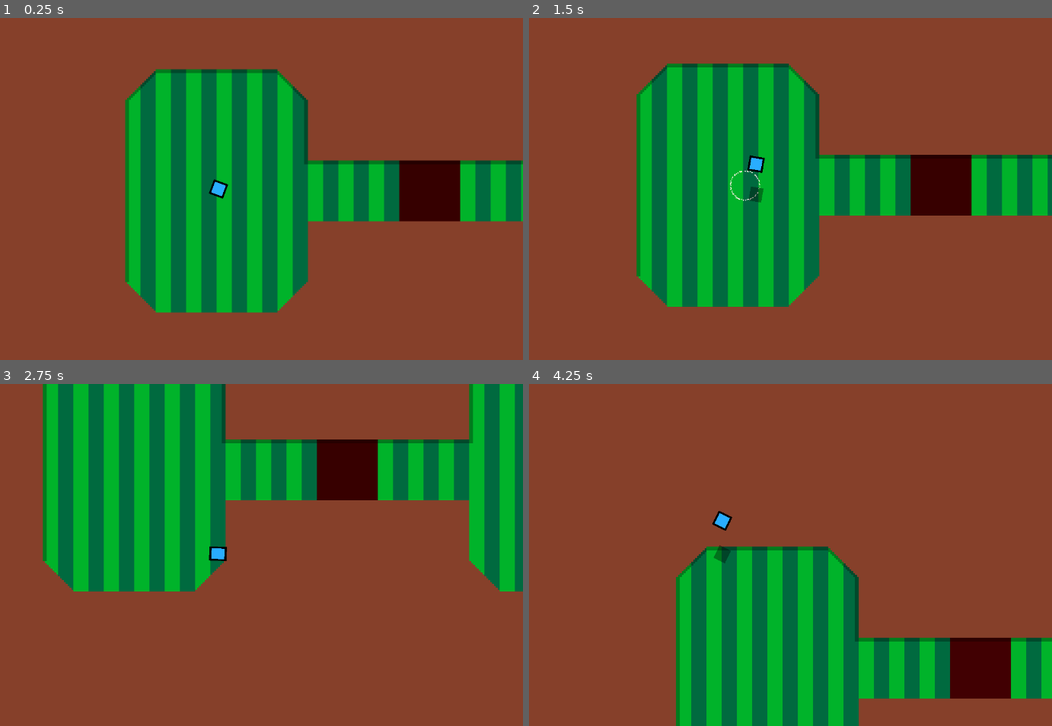
Above: before the commit, frames 1-4 (two rows, left to right).
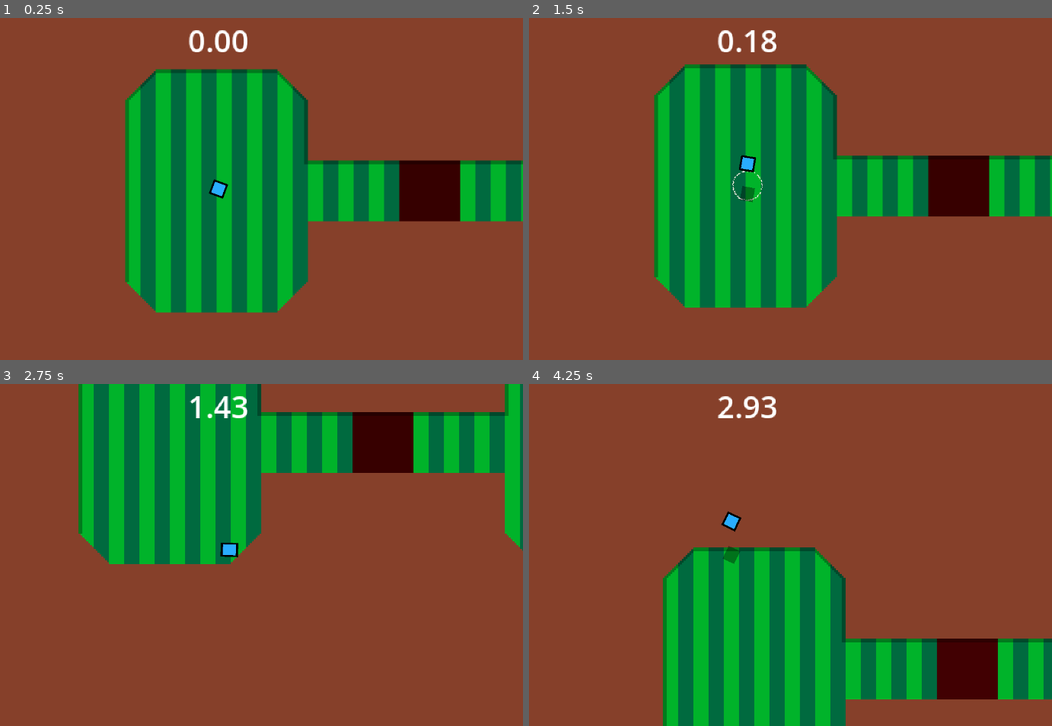
Above: after the commit, the same moments.

Repository: Hutchkey23/FramePerfect
Game: Godot game, scene res://scenes/debug/debug_level.tscn
Same seed, same stepped clock (60 frames per second), same inputs: the game is played once before the commit and once after it.
Inputs:
- Up to frame 1 (0.25 s): no input
- Up to frame 2 (1.5 s): hold Right (move_right) 0.53-1.28 s; tap X (dash) at 0.6 s; tap Z (jump) at 0.77, 0.8, 1.07, 1.35 s; hold Down (move_down) from 1.28 s (still down)
- Up to frame 3 (2.75 s): tap Z (jump) at 1.52, 1.82, 2.3 s; tap X (dash) at 1.55, 2.1 s; release Down (move_down) at 2.03 s; hold Right (move_right) from 2.03 s (still down)
- Up to frame 4 (4.25 s): release Right (move_right) at 2.78 s; hold Up (move_up) 2.78-3.53 s; tap X (dash) at 2.85 s; tap Z (jump) at 3.02, 3.32, 3.6, 3.77, 4.07 s; hold Left (move_left) from 3.53 s (still down)

The runs differ from the first frame. In frame 1, 0.4% of the frame differs, in the area x 36-48%, y 3-10%; in frame 2, 29%, in the area x 20-100%, y 3-85%; in frame 3, 27%; in frame 4, 22%.

Commit message:
Added timer

Diff:
--- a/scenes/debug/debug_level.tscn
+++ b/scenes/debug/debug_level.tscn
@@ -1,10 +1,13 @@
 [gd_scene format=4 uid="uid://8nnykyojpaha"]
 
+[ext_resource type="PackedScene" uid="uid://cvsktm1iw46q4" path="res://scenes/utility/level_controller.tscn" id="1_e5kto"]
 [ext_resource type="PackedScene" uid="uid://drnundi171cmh" path="res://scenes/player/player.tscn" id="1_wt8jm"]
 [ext_resource type="PackedScene" uid="uid://ca2uxdoweqwc1" path="res://scenes/utility/game_camera.tscn" id="2_dwa3t"]
 [ext_resource type="TileSet" uid="uid://7q8eymh2ksuh" path="res://scenes/tilesets/main_floor_and_walls.tres" id="4_lqd0q"]
 [ext_resource type="Shader" uid="uid://cyftftn8qvqe5" path="res://shaders/hazard_shader.gdshader" id="4_qybow"]
 [ext_resource type="PackedScene" uid="uid://cwv3wpwmybmey" path="res://scenes/props/goal.tscn" id="5_qybow"]
+[ext_resource type="PackedScene" uid="uid://ecmje7pp4gyy" path="res://scenes/utility/level_ui.tscn" id="7_26hog"]
+[ext_resource type="Script" uid="uid://cnkegtjtgdls" path="res://scripts/utility/level_ui.gd" id="8_nrqd8"]
 
 [sub_resource type="ShaderMaterial" id="ShaderMaterial_wwkcr"]
 shader = ExtResource("4_qybow")
@@ -14,6 +17,8 @@
 shader_parameter/center_glow_strength = 0.0
 
 [node name="DebugLevel" type="Node2D" unique_id=1381461103]
+
+[node name="LevelController" parent="." unique_id=1058685242 instance=ExtResource("1_e5kto")]
 
 [node name="Player" parent="." unique_id=1458309070 instance=ExtResource("1_wt8jm")]
 position = Vector2(145, 63)
@@ -44,3 +49,7 @@
 [node name="Goal" parent="." unique_id=652280647 instance=ExtResource("5_qybow")]
 position = Vector2(368, 64)
 rotation = 0.2617994
+
+[node name="LevelUI" parent="." unique_id=687480857 instance=ExtResource("7_26hog")]
+script = ExtResource("8_nrqd8")
+level_controller_path = NodePath("../LevelController")
--- a/scenes/player/player.tscn
+++ b/scenes/player/player.tscn
@@ -34,5 +34,6 @@
 shape = SubResource("RectangleShape2D_gmlin")
 
 [connection signal="area_entered" from="InteractionArea" to="." method="_on_interaction_area_area_entered"]
+[connection signal="area_exited" from="InteractionArea" to="." method="_on_interaction_area_area_exited"]
 [connection signal="body_entered" from="InteractionArea" to="." method="_on_interaction_area_body_entered"]
 [connection signal="body_exited" from="InteractionArea" to="." method="_on_interaction_area_body_exited"]
--- /dev/null
+++ b/scenes/utility/level_controller.tscn
@@ -0,0 +1,8 @@
+[gd_scene format=3 uid="uid://cvsktm1iw46q4"]
+
+[ext_resource type="Script" uid="uid://ccefj7mv15xsy" path="res://scripts/utility/level_controller.gd" id="1_kkh15"]
+
+[node name="LevelController" type="Node" unique_id=1058685242]
+script = ExtResource("1_kkh15")
+player_path = NodePath("../Player")
+goal_path = NodePath("../Goal")
--- /dev/null
+++ b/scenes/utility/level_ui.tscn
@@ -0,0 +1,20 @@
+[gd_scene format=3 uid="uid://ecmje7pp4gyy"]
+
+[node name="LevelUI" type="CanvasLayer" unique_id=687480857]
+
+[node name="LevelUIControl" type="Control" parent="." unique_id=2015085019]
+layout_mode = 3
+anchors_preset = 15
+anchor_right = 1.0
+anchor_bottom = 1.0
+grow_horizontal = 2
+grow_vertical = 2
+
+[node name="TimerLabel" type="Label" parent="LevelUIControl" unique_id=1846635214]
+layout_mode = 1
+anchors_preset = 10
+anchor_right = 1.0
+offset_bottom = 23.0
+grow_horizontal = 2
+text = "00.00"
+horizontal_alignment = 1
--- a/scripts/player/player.gd
+++ b/scripts/player/player.gd
@@ -1,5 +1,8 @@
 extends CharacterBody2D
 class_name Player
+
+signal died
+signal goal_reached
 
 @onready var player_sprite: Sprite2D = $PlayerSprite
 @onready var shadow_sprite: Sprite2D = $ShadowSprite
@@ -13,6 +16,7 @@
 }
 
 var current_state: PlayerState = PlayerState.NORMAL
+var control_enabled: bool = true
 
 ########### Movement ###########
 const NORMAL_SPEED: float = 140.0
@@ -67,6 +71,10 @@
 const MIN_DUST_TRAVEL_DISTANCE : float = 4.0
 const MAX_DUST_TRAVEL_DISTANCE : float = 20.0
 
+# Death Clouds
+const MIN_DEATH_DUST_TRAVEL_DISTANCE : float = 4.0
+const MAX_DEATH_DUST_TRAVEL_DISTANCE : float = 10.0
+
 # Jump Cloud
 const JUMP_CLOUD = preload("uid://3d6xwo56h5a")
 
@@ -78,15 +86,24 @@
 # Camera
 var camera_reference: GameCamera
 
-# Hazards
+# Jump Interactions
 var overlapping_hazard_count: int = 0
+var goal_overlapping: bool = false
 
 func _ready() -> void:
 	sprite_ground_y = player_sprite.position.y
 	sprite_normal_scale = player_sprite.scale
 	camera_reference = get_tree().get_first_node_in_group("game_camera")
 
+func set_control_enabled(enabled: bool) -> void:
+	control_enabled = enabled
+
 func _physics_process(delta: float) -> void:
+	if not control_enabled:
+		velocity = Vector2.ZERO
+		move_and_slide()
+		return
+
 	move_input = Input.get_vector("move_left", "move_right", "move_up", "move_down")
 
 	if move_input != Vector2.ZERO:
@@ -135,7 +152,28 @@
 	shadow_sprite.rotation_degrees += current_rotation_speed * delta
 
 func die() -> void:
-	get_tree().reload_current_scene()
+	player_sprite.visible = false
+	shadow_sprite.visible = false
+	control_enabled = false
+	spawn_death_clouds(8)
+
+	died.emit()
+
+func spawn_death_clouds(number_of_clouds: int) -> void:
+	for cloud in number_of_clouds:
+		var dust_cloud_instance = DUST_CLOUD.instantiate()
+
+		get_parent().add_child(dust_cloud_instance)
+		dust_cloud_instance.global_position = global_position
+
+		var random_travel_distance: float = randf_range(MIN_DEATH_DUST_TRAVEL_DISTANCE, MAX_DEATH_DUST_TRAVEL_DISTANCE)
+
+		var spread_angle := deg_to_rad(60.0) # total spread range
+		var random_angle := randf_range(-spread_angle, spread_angle)
+		var random_direction = Vector2.UP.rotated(randf_range(0, TAU))
+		var spread_direction := (random_direction).rotated(random_angle)
+
+		dust_cloud_instance.move_to(random_travel_distance, spread_direction)
 
 func handle_normal_movement(delta: float) -> void:
 	if move_input != Vector2.ZERO:
@@ -259,6 +297,9 @@
 		if overlapping_hazard_count > 0:
 			die()
 
+		if goal_overlapping:
+			goal_reached.emit()
+
 func play_landing_squash() -> void:
 	if player_sprite_landing_tween:
 		player_sprite_landing_tween.kill()
@@ -285,7 +326,7 @@
 		overlapping_hazard_count += 1
 		if current_state == PlayerState.JUMP:
 			return
-		get_tree().reload_current_scene()
+		die()
 
 func _on_interaction_area_body_exited(body: Node2D) -> void:
 	if body.is_in_group("hazards"):
@@ -294,4 +335,14 @@
 
 func _on_interaction_area_area_entered(area: Area2D) -> void:
 	if area.is_in_group("goal"):
-		print("WIN!")
+		goal_overlapping = true
+
+		if current_state == PlayerState.JUMP:
+			return
+
+		goal_reached.emit()
+
+
+func _on_interaction_area_area_exited(area: Area2D) -> void:
+	if area.is_in_group("goal"):
+		goal_overlapping = false
--- /dev/null
+++ b/scripts/utility/level_controller.gd
@@ -0,0 +1,107 @@
+extends Node
+class_name LevelController
+
+enum LevelState {
+	INTRO,
+	PLAYING,
+	COMPLETED,
+	DEAD
+}
+
+@export var player_path: NodePath
+@export var goal_path: NodePath
+
+var current_state: LevelState = LevelState.INTRO
+var level_time: float = 0.0
+var timer_running: bool = false
+
+@onready var player: Player = get_node(player_path)
+@onready var goal = get_node(goal_path)
+
+func _ready() -> void:
+	enter_intro_state()
+	connect_signals()
+
+
+func _process(delta: float) -> void:
+	match current_state:
+		LevelState.INTRO:
+			check_for_level_start_input()
+		LevelState.PLAYING:
+			update_timer(delta)
+
+
+func connect_signals() -> void:
+	if player.has_signal("died"):
+		player.died.connect(_on_player_died)
+
+	if player.has_signal("goal_reached"):
+		player.goal_reached.connect(_on_goal_reached)
+
+
+func enter_intro_state() -> void:
+	current_state = LevelState.INTRO
+	timer_running = false
+	level_time = 0.0
+
+	if player.has_method("set_control_enabled"):
+		player.set_control_enabled(false)
+
+
+func start_level() -> void:
+	current_state = LevelState.PLAYING
+	timer_running = true
+
+	if player.has_method("set_control_enabled"):
+		player.set_control_enabled(true)
+
+
+func complete_level() -> void:
+	if current_state != LevelState.PLAYING:
+		return
+
+	current_state = LevelState.COMPLETED
+	timer_running = false
+
+	if player.has_method("set_control_enabled"):
+		player.set_control_enabled(false)
+
+	print("LEVEL COMPLETE")
+	print("Time: ", snapped(level_time, 0.001))
+
+
+func fail_level() -> void:
+	if current_state != LevelState.PLAYING:
+		return
+
+	current_state = LevelState.DEAD
+	timer_running = false
+
+	if player.has_method("set_control_enabled"):
+		player.set_control_enabled(false)
+
+	print("PLAYER DIED")
+	get_tree().reload_current_scene()
+
+
+func update_timer(delta: float) -> void:
+	if timer_running:
+		level_time += delta
+
+
+func check_for_level_start_input() -> void:
+	if Input.is_action_just_pressed("move_left") \
+	or Input.is_action_just_pressed("move_right") \
+	or Input.is_action_just_pressed("move_up") \
+	or Input.is_action_just_pressed("move_down") \
+	or Input.is_action_just_pressed("jump") \
+	or Input.is_action_just_pressed("dash"):
+		start_level()
+
+
+func _on_player_died() -> void:
+	fail_level()
+
+
+func _on_goal_reached() -> void:
+	complete_level()
--- /dev/null
+++ b/scripts/utility/level_ui.gd
@@ -0,0 +1,18 @@
+extends CanvasLayer
+
+@export var level_controller_path: NodePath
+@onready var level_controller: LevelController = get_node(level_controller_path)
+
+@onready var timer_label: Label = $LevelUIControl/TimerLabel
+
+func _process(_delta: float) -> void:
+	update_timer_display()
+
+
+func update_timer_display() -> void:
+	var time := level_controller.level_time
+	timer_label.text = format_time(time)
+
+
+func format_time(time: float) -> String:
+	return "%.2f" % time
Not shown, added: scripts/utility/level_controller.gd.uid
Not shown, added: scripts/utility/level_ui.gd.uid
